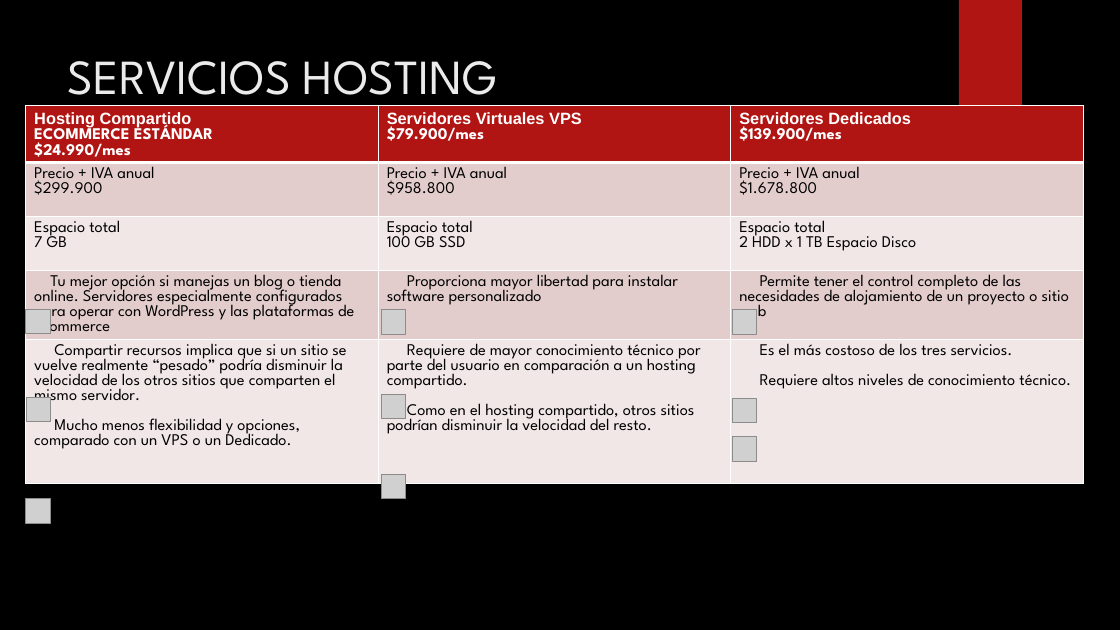
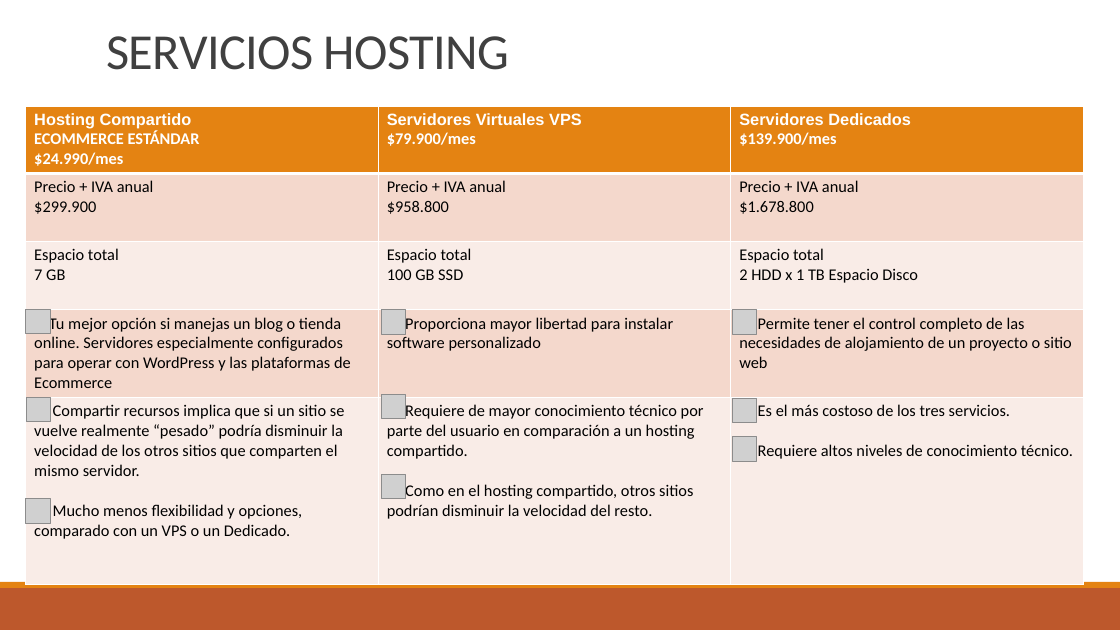
Before and after one commit to Jefer698/Solemne-3-Optativo, a slide deck: slide 4 of OPTATIVO DE ESPECIALIDAD presentacion s3.pptx. Drawn at 1120x630 pixels with LibreOffice and Linux fonts; fonts in the diff are those of the drawing; grey boxes stand for pictures; background and template pictures are left out. Boxes give left, top, right and bottom in pixels: in the first picture for what was removed or moved away, otherwise in the second. Text is boxed around its words. In the diff, an @@ line names an element or a change of style, - is before the commit and + after.

```diff
--- a/OPTATIVO DE ESPECIALIDAD presentacion s3.pptx
+++ b/OPTATIVO DE ESPECIALIDAD presentacion s3.pptx
@@ background picture (left out) to #FFFFFF @@
@@ title "SERVICIOS HOSTING" moved from (x1=68, y1=61, x2=498, y2=109) to (x1=106, y1=36, x2=510, y2=70) @@
@@ title "SERVICIOS HOSTING" at (x1=106, y1=36, x2=510, y2=70): size 42 to 43.2 pt, font League Spartan to Calibri, text colour #EBEBEB to #404040, letter spacing 0 to -0.5 pt; line spacing 1 to 0.85; vertical alignment top to bottom @@
@@ rectangle removed at (x1=959, y1=0, x2=1022, y2=105) @@
@@ table at (x1=26, y1=107, x2=1085, y2=580) @@
@@ fill #B01513 to #E48312 in row 1 @@
@@ fill #E4CCCC to #F5D9CC in 6 cells @@
@@ fill #F2E8E7 to #FAEDE7 in 6 cells @@
@@ font League Spartan to Calibri @@
@@ line added from (110, 160) to (1026, 160), #808080 0.5 pt @@
@@ ellipse removed at (x1=791, y1=154, x2=1049, y2=413) @@
@@ rectangle added at (x1=0, y1=588, x2=1120, y2=630), fill #BD582C @@
@@ rectangle added at (x1=0, y1=582, x2=1120, y2=588), fill #E48312 @@
```
Also in this commit, not shown: 9 other slides changed, 1 slide added, 1 slide removed, 2 other files.
